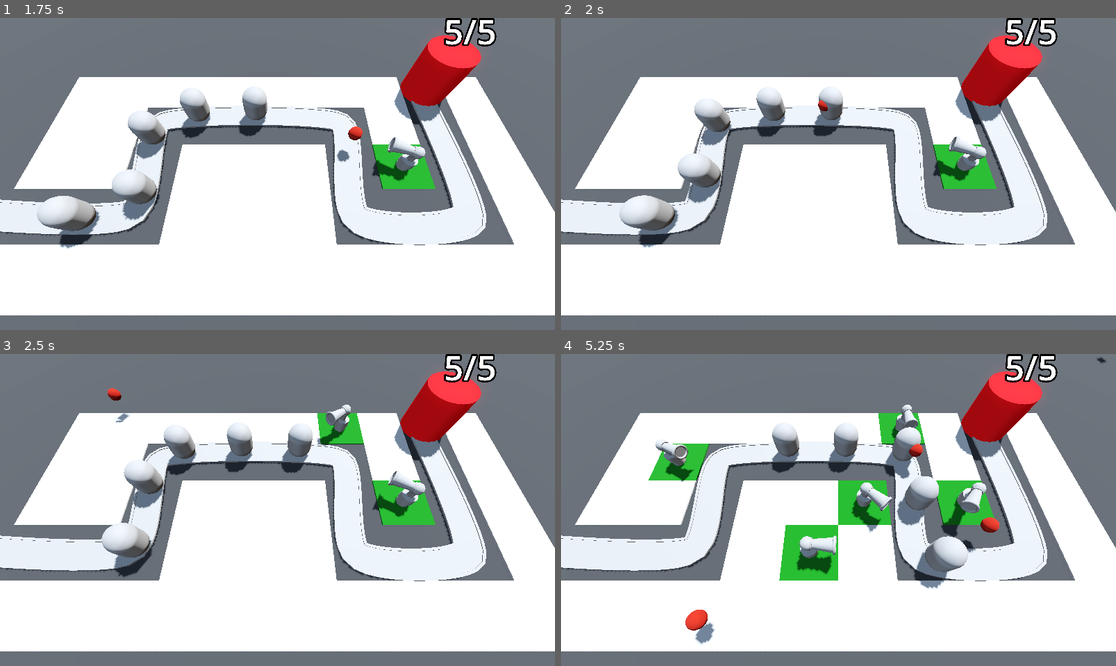
Above: before the commit, frames 1-4 (two rows, left to right).
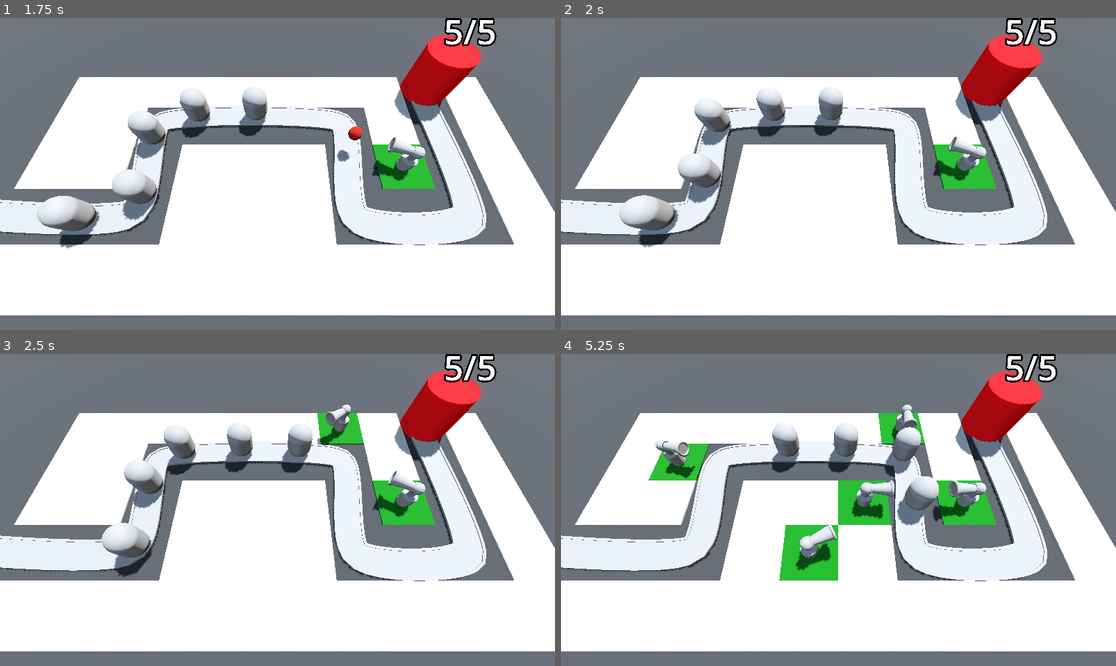
Above: after the commit, the same moments.

Repository: Tildozer/barbarianBlaster
Game: Godot game, scene res://scenes/levels/base_level.tscn
Same seed, same stepped clock (60 frames per second), same inputs: the game is played once before the commit and once after it.
Inputs (mouse positions are in pixels of both pictures, inside the frame that each line leads up to):
- Up to frame 1 (1.75 s): move the mouse to (399, 158) at 0.52 s; click (399, 158) at 0.6 s; move the mouse to (166, 189) at 1.27 s; click (166, 189) at 1.35 s
- Up to frame 2 (2 s): no input
- Up to frame 3 (2.5 s): move the mouse to (333, 441) at 2.02 s; click (333, 441) at 2.1 s
- Up to frame 4 (5.25 s): move the mouse to (810, 572) at 2.77 s; click (810, 572) at 2.85 s; move the mouse to (1005, 556) at 3.52 s; click (1005, 556) at 3.6 s; move the mouse to (672, 463) at 4.27 s; click (672, 463) at 4.35 s; move the mouse to (866, 510) at 5.02 s; click (866, 510) at 5.1 s

Frame 1 is identical in both runs. In frame 2, less than 0.1% of the frame differs, in the area x 45-49%, y 26-38%; in frame 3, 0.1%; in frame 4, 3.5%, in the area x 18-99%, y 1-94%.

Commit message:
projectiles now can kill enemies

Diff:
--- a/scenes/characters/enemy.tscn
+++ b/scenes/characters/enemy.tscn
@@ -1,8 +1,12 @@
-[gd_scene load_steps=3 format=3 uid="uid://eigadlnby06c"]
+[gd_scene load_steps=4 format=3 uid="uid://eigadlnby06c"]
 
 [ext_resource type="Script" uid="uid://ds586k7d4nf7" path="res://scripts/enemy.gd" id="1_7jb55"]
 
 [sub_resource type="CapsuleMesh" id="CapsuleMesh_8tegq"]
+radius = 1.0
+height = 3.0
+
+[sub_resource type="CapsuleShape3D" id="CapsuleShape3D_7jb55"]
 radius = 1.0
 height = 3.0
 
@@ -14,3 +18,9 @@
 [node name="MeshInstance3D" type="MeshInstance3D" parent="."]
 transform = Transform3D(1, 0, 0, 0, 1, 0, 0, 0, 1, 0, 1.5, 0)
 mesh = SubResource("CapsuleMesh_8tegq")
+
+[node name="Area3D" type="Area3D" parent="." groups=["enemy_area"]]
+
+[node name="CollisionShape3D" type="CollisionShape3D" parent="Area3D"]
+transform = Transform3D(1, 0, 0, 0, 1, 0, 0, 0, 1, 0, 1.5, 0)
+shape = SubResource("CapsuleShape3D_7jb55")
--- a/scenes/turret/projectile.tscn
+++ b/scenes/turret/projectile.tscn
@@ -25,4 +25,5 @@
 one_shot = true
 autostart = true
 
+[connection signal="area_entered" from="." to="." method="_on_area_entered"]
 [connection signal="timeout" from="Timer" to="." method="_on_timer_timeout"]
--- a/scripts/base.gd
+++ b/scripts/base.gd
@@ -4,6 +4,7 @@
 var red: Color = Color.RED
 
 @export_range(1, 50, 1.0) var max_health: int = 5
+
 var current_health: int:
 	set(health_in):
 		current_health = health_in
--- a/scripts/enemy.gd
+++ b/scripts/enemy.gd
@@ -1,8 +1,20 @@
 extends PathFollow3D
+
+@export_range(50, 200) var max_health := 50
 
 @export_range(1, 50, 0.5) var speed: float = 5.0
 
+var current_health : int:
+	set(health_in):
+		current_health = health_in
+		print("Health is now: ", current_health)
+		if current_health < 1:
+			queue_free()
+
 @onready var base = get_tree().get_first_node_in_group("base")
+
+func _ready() -> void:
+	current_health = max_health
 
 func _process(delta: float) -> void:
 	progress += delta * speed
@@ -10,3 +22,7 @@
 	if progress_ratio == 1.0:
 		base.take_damage(1)
 		set_process(false)
+
+
+func take_damage(damage: int) -> void:
+	current_health -= damage
--- a/scripts/projectile.gd
+++ b/scripts/projectile.gd
@@ -5,7 +5,16 @@
 @export var speed := 30.0
 
 func _physics_process(delta: float) -> void:
-    position += direction * speed * delta
+	position += direction * speed * delta
 
 func _on_timer_timeout() -> void:
-    queue_free()
+	queue_free()
+
+
+func _on_area_entered(area:Area3D) -> void:
+	print(area)
+	if area.is_in_group("enemy_area"):
+		# area.take_damage(1)
+		queue_free()
+		# area.take_damage(50)
+		area.get_parent().take_damage(10)
